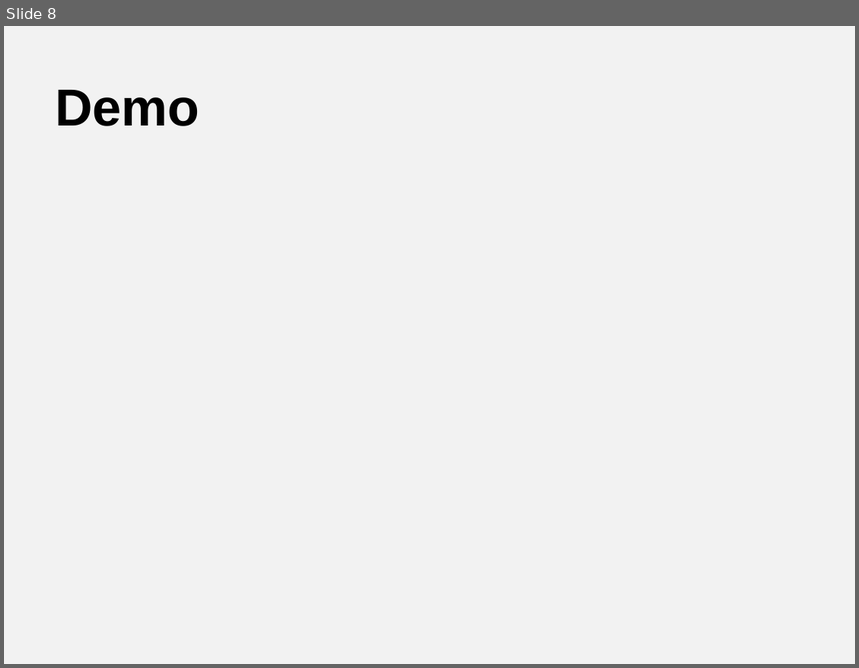
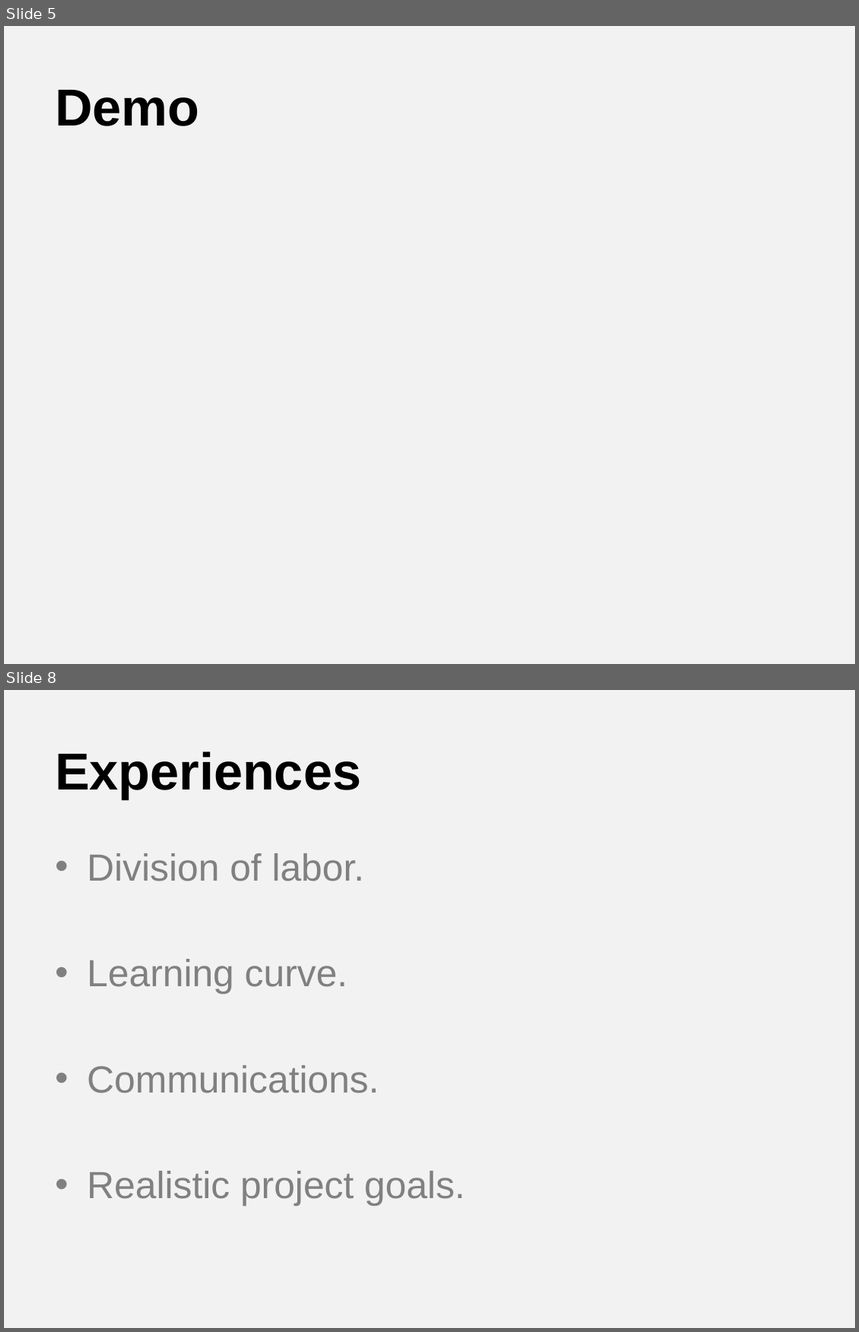
Before and after one commit to ProjPossibility/CSUN-ST-Planner2, a slide deck: presentation/teacher-student_planner.pptx. Shown one above the other, each under a label of ours: slide 8 before the commit, slides 5 and 8 after it; the slides between them are not shown. The pictures are 859x668 and 859x1332 pixels, drawn with LibreOffice and Linux fonts; fonts in the diff are those of the drawing. Boxes give left, top, right and bottom in pixels: in the first picture for what was removed or moved away, otherwise in the second. Text is boxed around its words. In the diff, an @@ line names an element or a change of style, - is before the commit and + after.

```diff
--- a/presentation/teacher-student_planner.pptx
+++ b/presentation/teacher-student_planner.pptx
@@ slide 8 added at (4, 690, 855, 1328), background #F2F2F2 @@
@@ title added at (55, 752, 361, 799), 44 pt, text #000000, bold @@
+Experiences
@@ text added at (87, 853, 465, 1206), 32 pt, text #808080 @@
+• Division of labor.
+• Learning curve.
+• Communications.
+• Realistic project goals.
@@ what was slide 8 is now slide 5 @@
```
Also in this commit, not shown: 4 slides changed, 2 slides removed.
